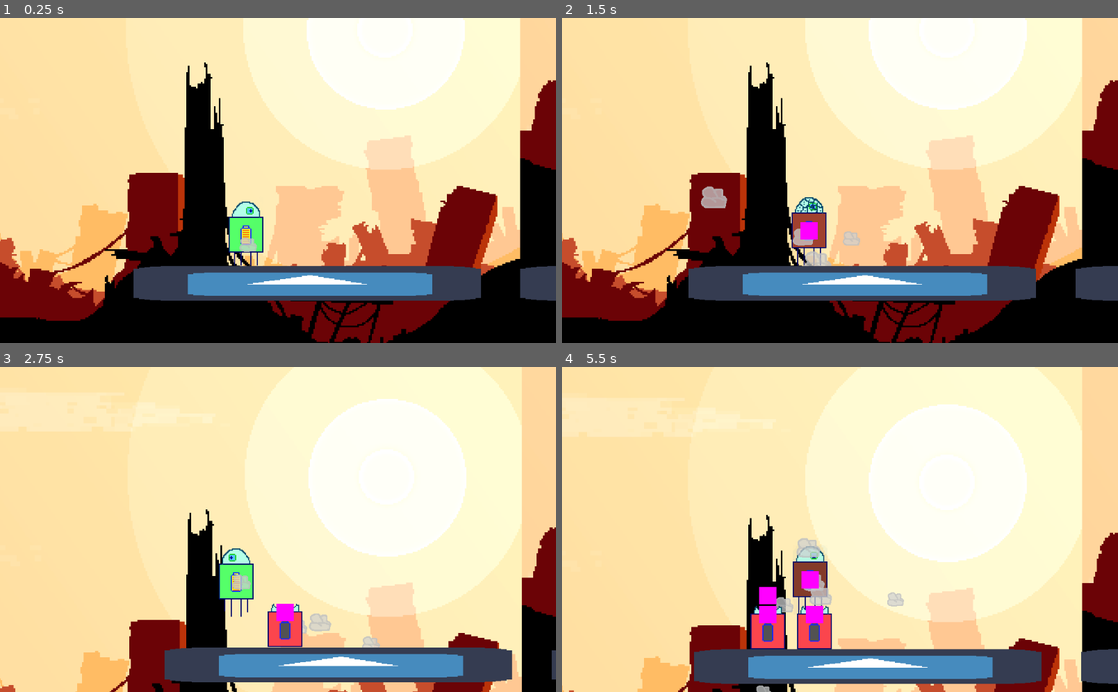
Above: before the commit, frames 1-4 (two rows, left to right).
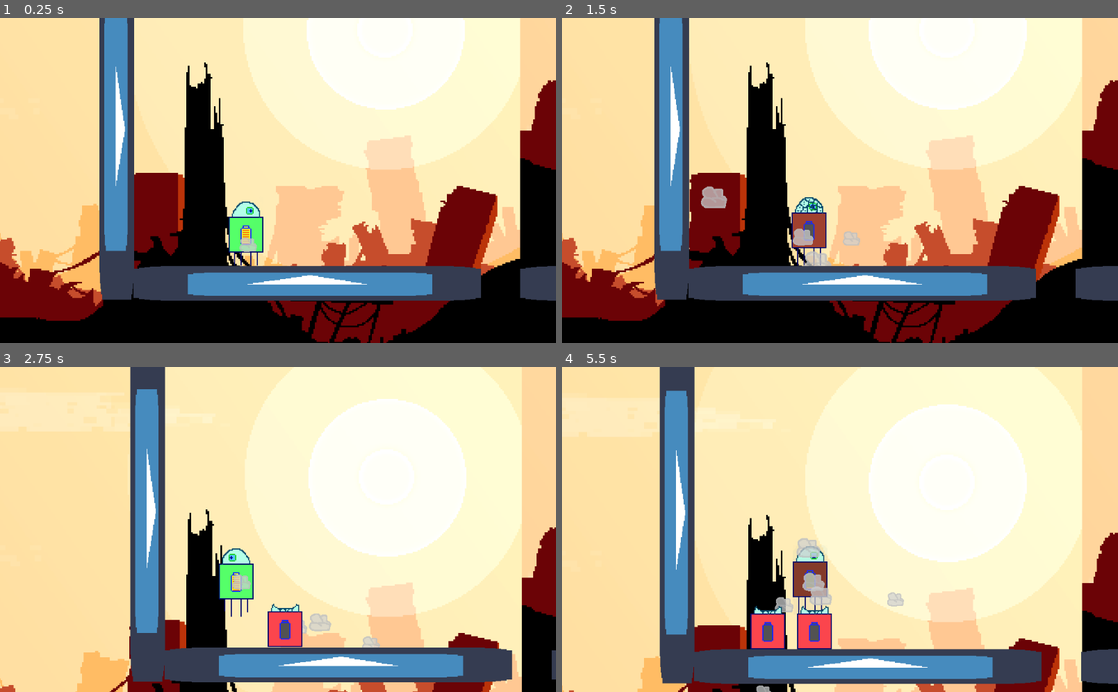
Above: after the commit, the same moments.

Repository: brisdalen/robot_puzzle
Game: Godot game, scene res://levels/root.tscn
The game is run twice, just before and just after one commit, with the same random seed, the same clock (stepped at 60 frames per second) and the same inputs. The engine's default icon, where the game draws it, is replaced by a stand-in: a white triangle on a blue panel in a dark square.
Inputs:
- Up to frame 1 (0.25 s): no input
- Up to frame 2 (1.5 s): hold Right (ui_right) from 0.53 s (still down); tap D (keyboard_d) at 0.6, 1.35 s
- Up to frame 3 (2.75 s): release Right (ui_right) at 2.03 s; hold Left (ui_left) from 2.03 s (still down); tap D (keyboard_d) at 2.1 s
- Up to frame 4 (5.5 s): release Left (ui_left) at 2.78 s; hold Right (ui_right) 2.78-4.28 s; tap D (keyboard_d) every 0.75 s from 2.85 to 5.1 s; hold Left (ui_left) 4.28-5.03 s; hold Right (ui_right) from 5.03 s (still down)

The runs differ from the first frame. In frame 1, 5.4% of the frame differs, in the area x 17-25%, y 0-87%; in frame 2, 5.6%; in frame 3, 6.3%; in frame 4, 6.9%, in the area x 17-47%, y 0-98%.

Commit message:
Added an Area2D with a collisionshape2d and some particles. Planning on using this for detecting scene changes.

Diff:
--- /dev/null
+++ b/LevelEnd.tscn
@@ -0,0 +1,29 @@
+[gd_scene load_steps=3 format=2]
+
+[ext_resource path="res://magenta_square.png" type="Texture" id=1]
+
+[sub_resource type="RectangleShape2D" id=1]
+extents = Vector2( 40, 60 )
+
+[node name="LevelEnd" type="Area2D"]
+
+[node name="CollisionShape2D" type="CollisionShape2D" parent="."]
+shape = SubResource( 1 )
+
+[node name="CPUParticles2D" type="CPUParticles2D" parent="."]
+position = Vector2( 0, -59.37 )
+rotation = 1.5708
+amount = 127
+lifetime = 1.54
+preprocess = 3.0
+texture = ExtResource( 1 )
+emission_shape = 2
+emission_rect_extents = Vector2( 0, 40 )
+spread = 0.0
+gravity = Vector2( -17.16, 0 )
+initial_velocity = 90.0
+angular_velocity = 15.48
+angular_velocity_random = 1.0
+scale_amount = 0.05
+scale_amount_random = 0.2
+color = Color( 0.164706, 0.996078, 0.0470588, 1 )
--- a/dead_player_container.gd
+++ b/dead_player_container.gd
@@ -9,7 +9,7 @@
 	var new = DEAD_PLAYER.instance()
 	add_child(new)
 	new.global_position = position
-	add_placeholder(position)
+	# add_placeholder(position)
 
 func add_placeholder(position):
 	print("position passed - ", position)
--- a/levels/root.tscn
+++ b/levels/root.tscn
@@ -1,10 +1,11 @@
-[gd_scene load_steps=6 format=2]
+[gd_scene load_steps=7 format=2]
 
 [ext_resource path="res://root.gd" type="Script" id=1]
 [ext_resource path="res://player.tscn" type="PackedScene" id=2]
 [ext_resource path="res://dead_player_container.gd" type="Script" id=3]
 [ext_resource path="res://platform.tscn" type="PackedScene" id=4]
 [ext_resource path="res://Backgrounds/apocalypse_landscape_pixelated.png" type="Texture" id=5]
+[ext_resource path="res://LevelEnd.tscn" type="PackedScene" id=6]
 
 [node name="root" type="Node2D"]
 script = ExtResource( 1 )
@@ -17,6 +18,10 @@
 
 [node name="StaticBody2D" parent="." instance=ExtResource( 4 )]
 position = Vector2( 187.057, 500 )
+
+[node name="StaticBody2D3" parent="." instance=ExtResource( 4 )]
+position = Vector2( -163.923, 210.69 )
+rotation = 1.5708
 
 [node name="StaticBody2D2" parent="." instance=ExtResource( 4 )]
 position = Vector2( 900, 500 )
@@ -39,3 +44,6 @@
 [node name="Sprite" type="Sprite" parent="ParallaxBackground/ParallaxLayer"]
 position = Vector2( 0, -0.333332 )
 texture = ExtResource( 5 )
+
+[node name="LevelEnd" parent="." instance=ExtResource( 6 )]
+position = Vector2( 2702.91, 459.928 )
--- a/root.gd
+++ b/root.gd
@@ -17,7 +17,7 @@
 func on_anim_started(anim_name):
 	if(anim_name == "die"):
 		print("old pos - ", player.global_position)
-		container.add_placeholder(player.global_position)
+		# container.add_placeholder(player.global_position)
 
 func on_position_reset_finished(old_pos):
 	print("position reset")
